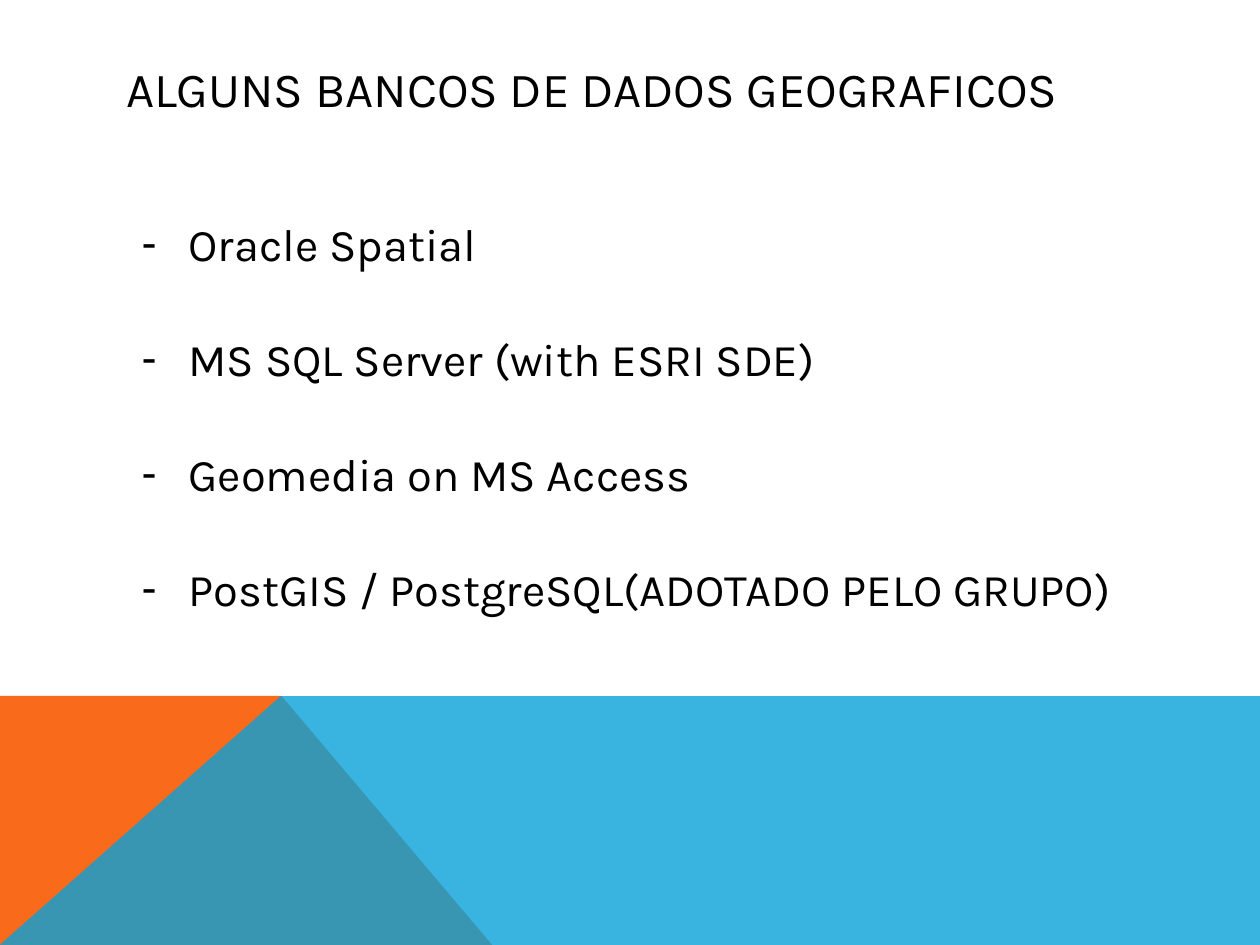
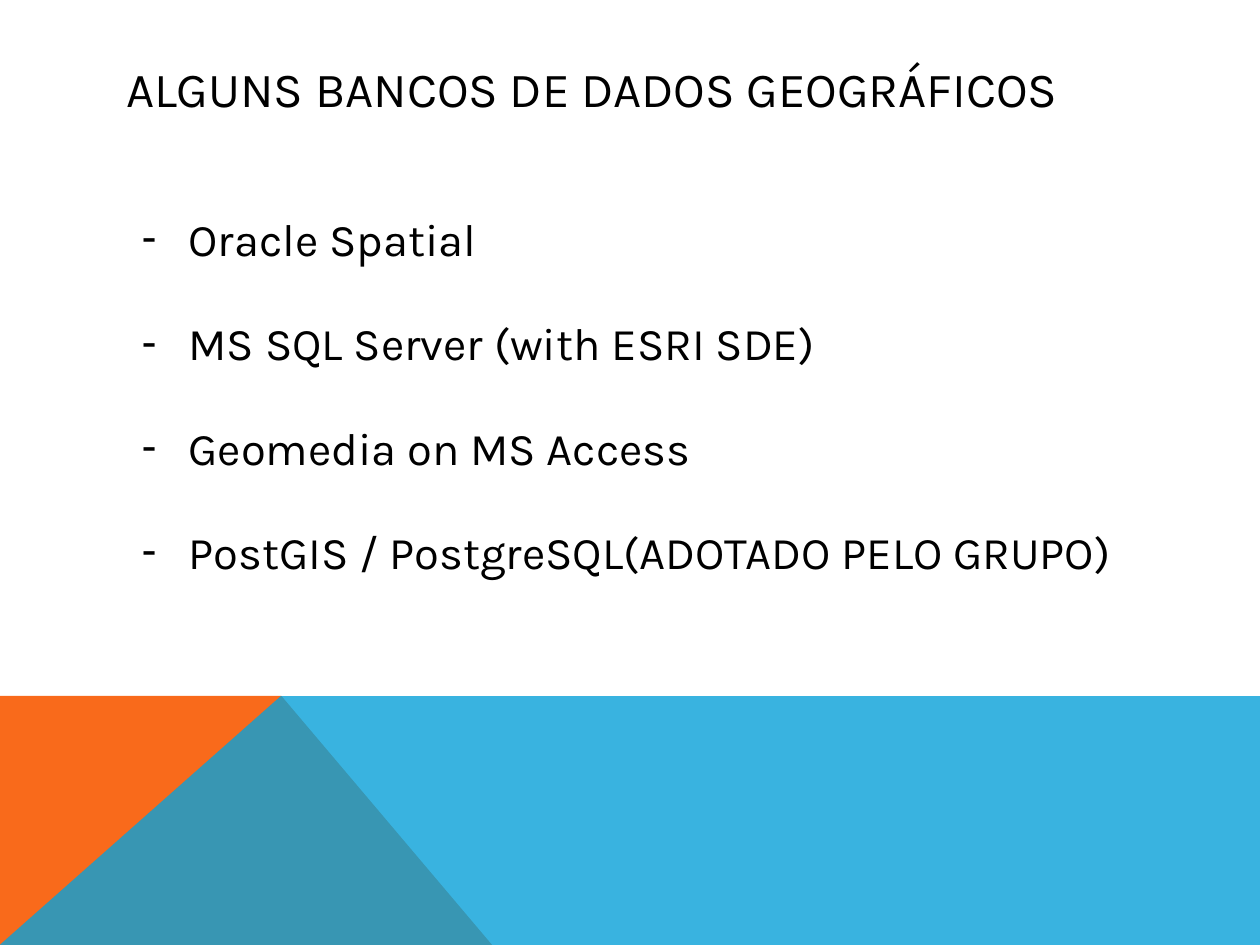
Before and after one commit to ViniciusConsultor/sisvet, a slide deck: slide 8 of Banco Geográfico/BANCO DE DADOS GEOGRAFICO.pptx. Drawn at 1260x945 pixels with LibreOffice and Linux fonts; fonts in the diff are those of the drawing. Boxes give left, top, right and bottom in pixels: in the first picture for what was removed or moved away, otherwise in the second. Text is boxed around its words. In the diff, an @@ line names an element or a change of style, - is before the commit and + after.

Commit message:
correção na apresentação BANCO DE DADOS GEOGRAFICO.pptx

```diff
--- a/Banco Geográfico/BANCO DE DADOS GEOGRAFICO.pptx
+++ b/Banco Geográfico/BANCO DE DADOS GEOGRAFICO.pptx
@@ title at (126,63,1058,108): text changed @@
-ALGUNS BANCOS DE DADOS GEOGRAFICOS
+ALGUNS BANCOS DE DADOS GEOGRÁFICOS
@@ text "Oracle Spatial" at (189,224,1110,580): line spacing 0.8 to 0.7 @@
```
Also in this commit, not shown: 6 other slides changed.
